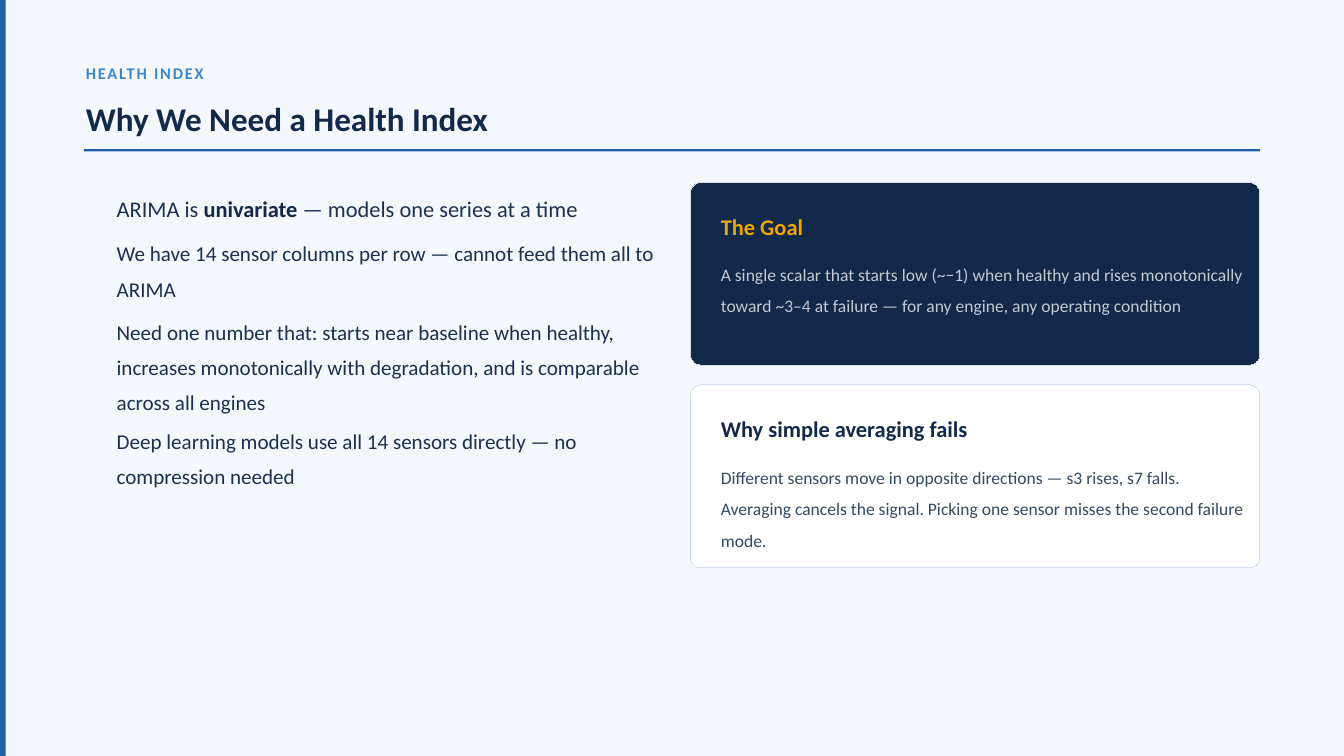
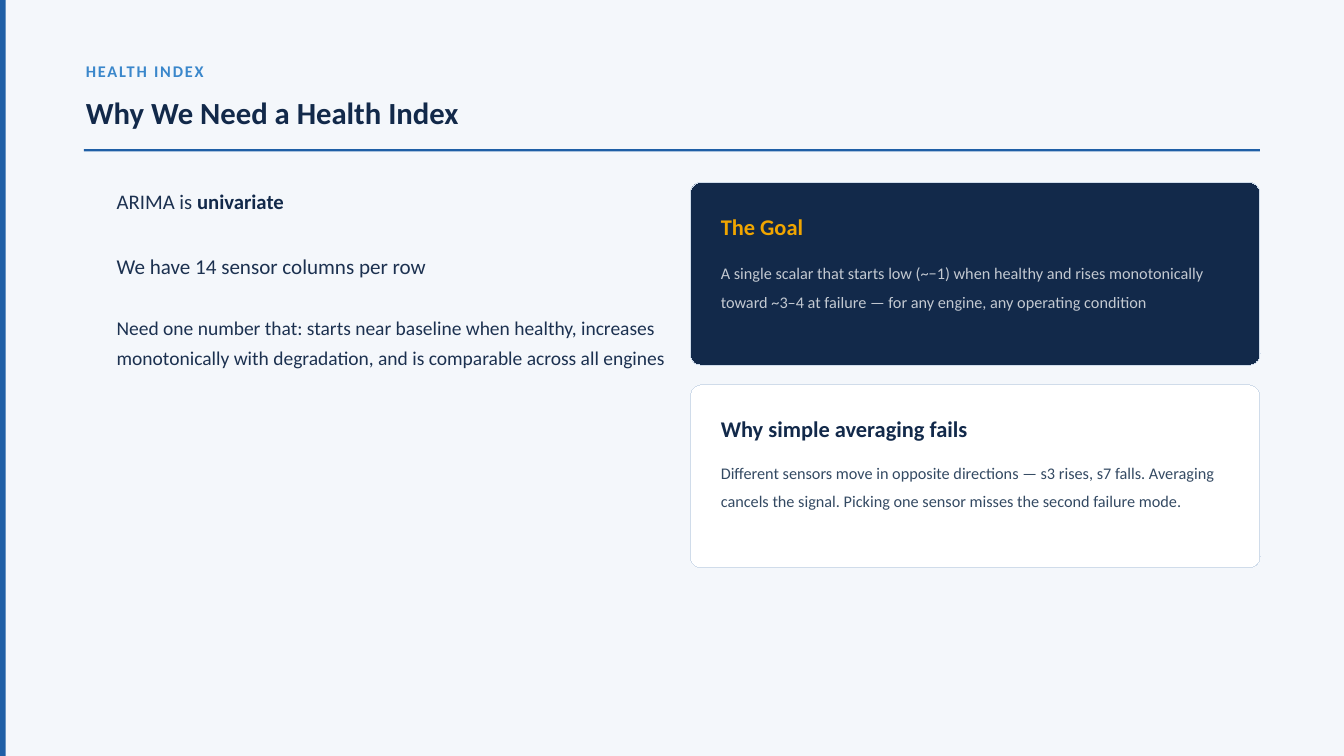
Before and after one commit to DhruvParmar051/Aircraft-Engine-Failure-Forecasting, a slide deck: slide 23 of AFM_ppt.pptx. Drawn at 1344x756 pixels with LibreOffice and Linux fonts; fonts in the diff are those of the drawing. Boxes give left, top, right and bottom in pixels: in the first picture for what was removed or moved away, otherwise in the second. Text is boxed around its words. In the diff, an @@ line names an element or a change of style, - is before the commit and + after.

```diff
--- a/AFM_ppt.pptx
+++ b/AFM_ppt.pptx
@@ text "HEALTH INDEX" at (x1=297, y1=102, x2=458, y2=125): line spacing 1 to 0.9 @@
@@ text "Why We Need a Health ..." at (x1=86, y1=102, x2=290, y2=129): size 35.5 to 32.8 pt; line spacing 1.1 to 1 @@
@@ text at (x1=117, y1=194, x2=284, y2=209): text changed; size 24 to 22.2 pt; text colour #1C3150 to #12294A; bold on @@
-ARIMA is univariate — models one series at a time
+ARIMA is univariate
@@ text at (x1=117, y1=259, x2=426, y2=278): text changed @@
-We have 14 sensor columns per row — cannot feed them all to ARIMA
+We have 14 sensor columns per row
@@ text "A single scalar that starts ..." at (x1=721, y1=267, x2=1203, y2=311): size 18.8 to 17.4 pt @@
@@ text "Need one number that: starts ..." at (x1=117, y1=321, x2=664, y2=369): size 22.6 to 20.9 pt; line spacing 1.4 to 1.3 @@
@@ text removed at (x1=117, y1=434, x2=576, y2=488) @@
-Deep learning models use all 14 sensors directly — no compression needed
@@ text "Different sensors move in opposite ..." at (x1=721, y1=467, x2=1214, y2=510): size 18.8 to 17.4 pt; line spacing 1.5 to 1.4 @@
```
Also in this commit, not shown: 47 other slides changed, 1 slide added, 7 slides removed.
